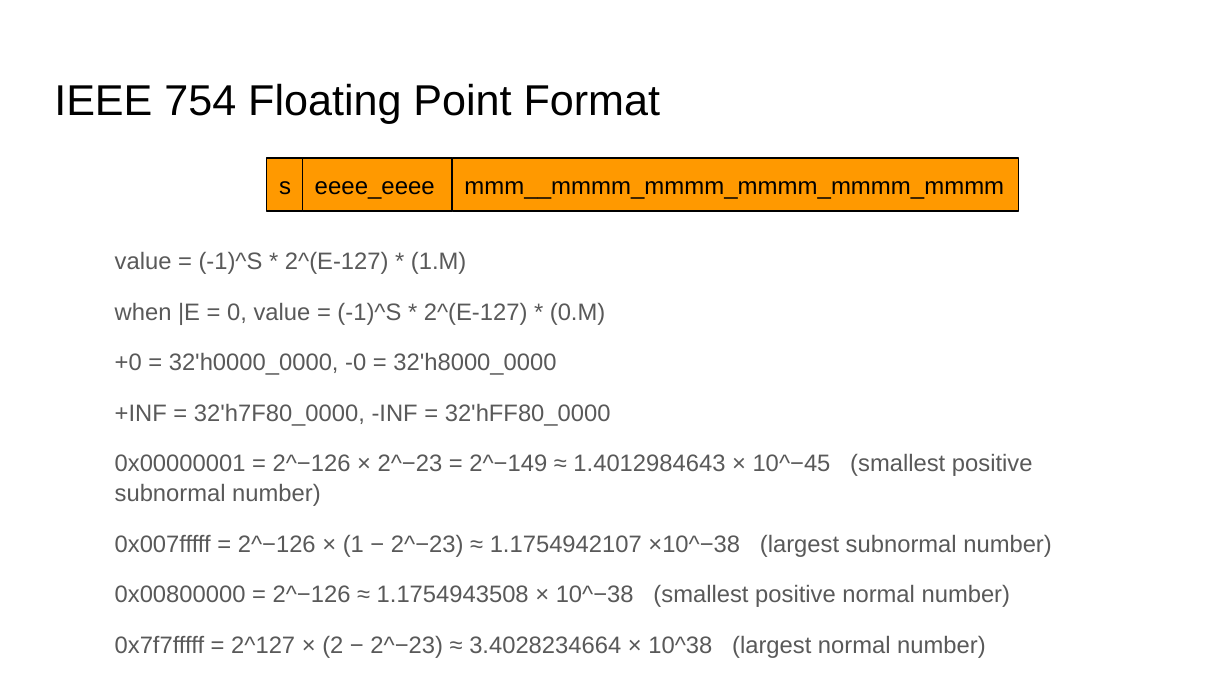
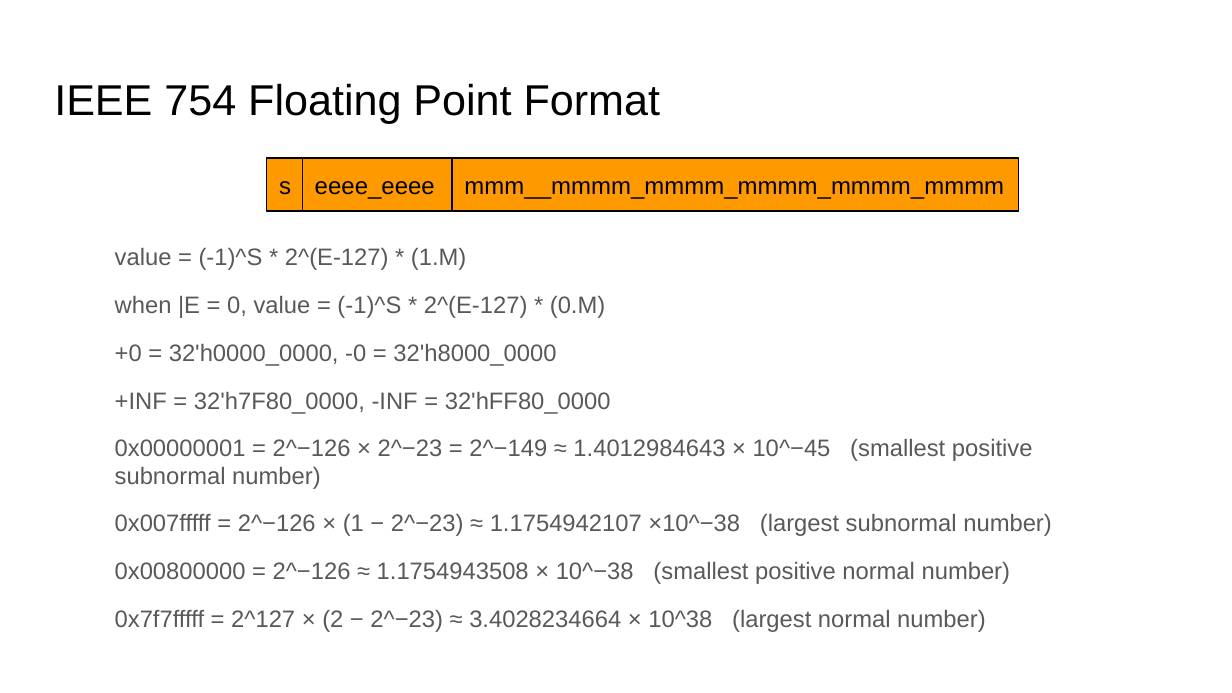
Before and after one commit to ShichenQiao/ECE554_SP23_FPGA_Handwriting_Recognition, a slide deck: slide 3 of Project/Specifications/block diagram.pptx. Drawn at 1232x693 pixels with LibreOffice and Linux fonts; fonts in the diff are those of the drawing. Boxes give left, top, right and bottom in pixels: in the first picture for what was removed or moved away, otherwise in the second. Text is boxed around its words. In the diff, an @@ line names an element or a change of style, - is before the commit and + after.

```diff
--- a/Project/Specifications/block diagram.pptx
+++ b/Project/Specifications/block diagram.pptx
@@ text "value = (-1)^S * 2^(E-127) ..." at (115,248,1051,632): line spacing 1.05 to 0.95 @@
```
Also in this commit, not shown: 3 other slides changed, 1 slide added, 1 other file.
